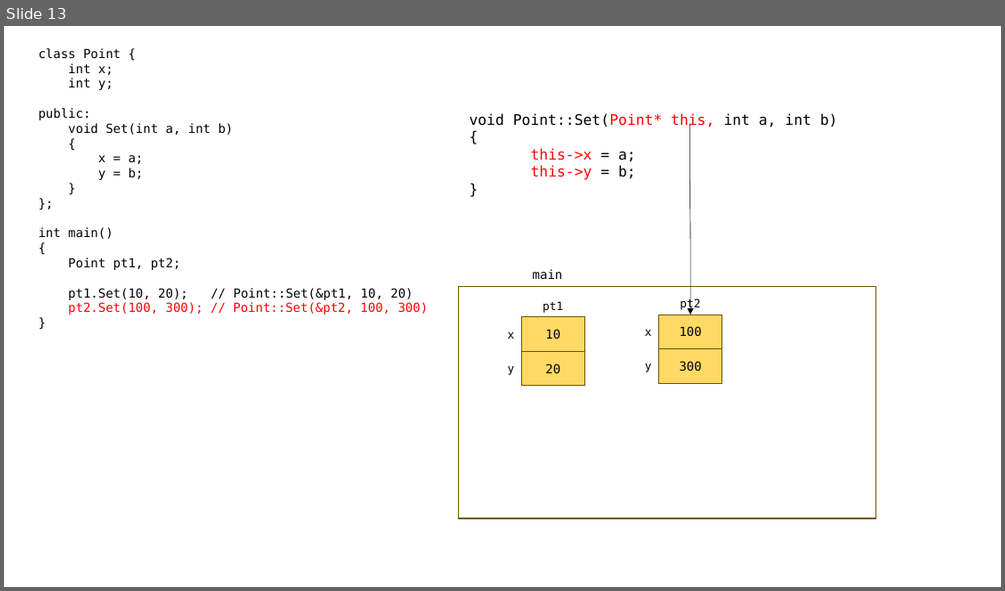
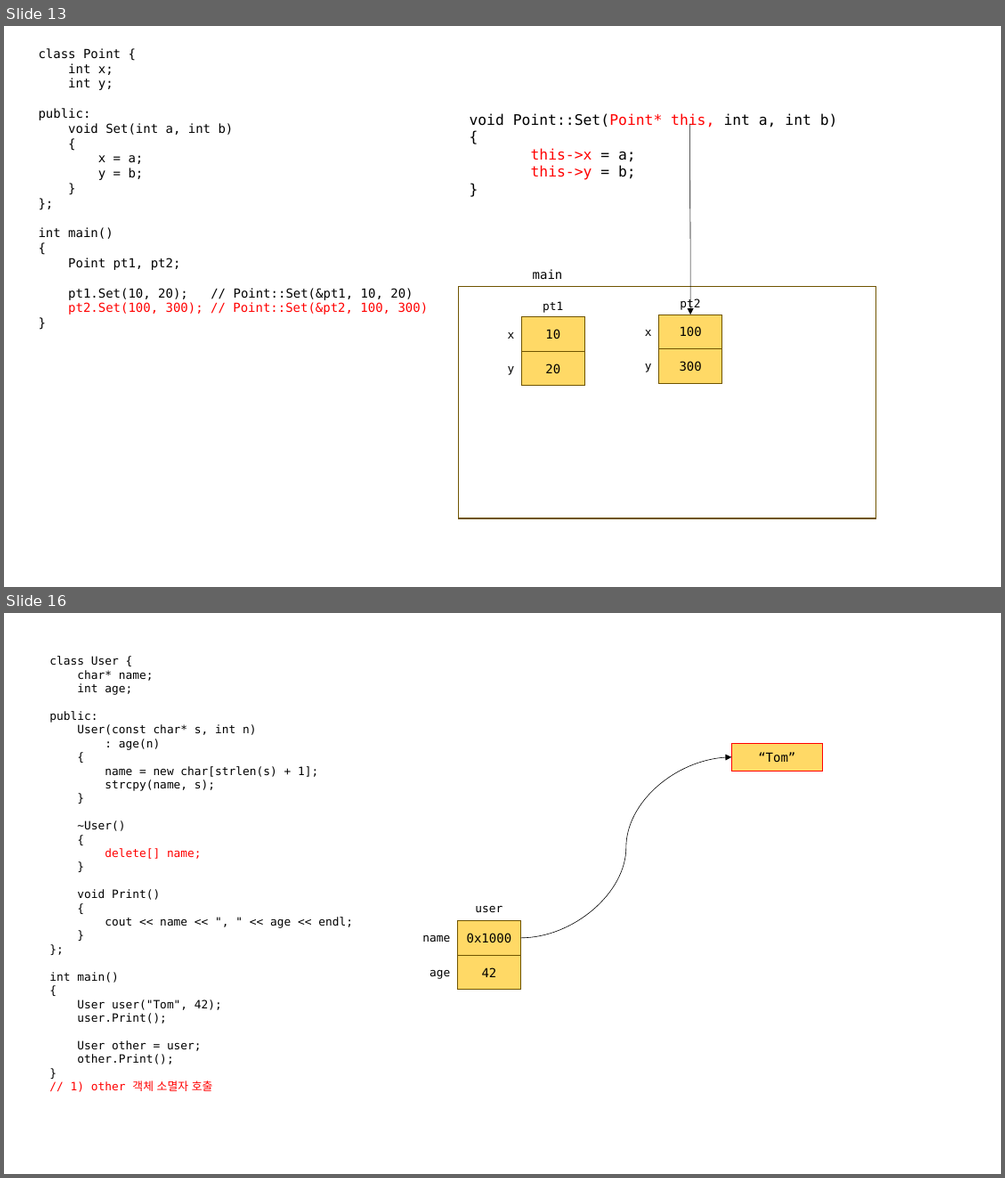
Before and after one commit to loopinf/hyundai_230612, a slide deck: 230612.pptx. Shown one above the other, each under a label of ours: slide 13 before the commit, slides 13 and 16 after it; the slides between them are not shown. The pictures are 1005x591 and 1005x1178 pixels, drawn with LibreOffice and Linux fonts; fonts in the diff are those of the drawing. Boxes give left, top, right and bottom in pixels: in the first picture for what was removed or moved away, otherwise in the second. Text is boxed around its words. In the diff, an @@ line names an element or a change of style, - is before the commit and + after.

```diff
--- a/230612.pptx
+++ b/230612.pptx
@@ slide 16 added at <box>4,613,1001,1174</box>, background #FFFFFF @@
@@ text added at <box>49,656,353,1092</box>, 11 pt, text #000000 @@
+class User {
+char* name;
+int age;
+public:
+User(const char* s, int n)
+: age(n)
+{
+name = new char[strlen(s) + 1];
+strcpy(name, s);
+}
+~User()
+{
+delete[] name;
+}
+void Print()
+{
+cout << name << ", " << age << endl;
+}
+};
+int main()
+{
+User user("Tom", 42);
+user.Print();
+User other = user;
+other.Print();
+}
+// 1) other 객체 소멸자 호출
@@ rectangle added at <box>732,743,822,771</box>, fill #FFD966, outline #FF0000 1 pt, 12 pt, text #000000 @@
+“Tom”
@@ curved arrow added from (521, 938) to (732, 757), #000000 0.5 pt @@
@@ text added at <box>475,906,502,913</box>, 11 pt, text #000000 @@
+user
@@ rectangle added at <box>458,920,521,955</box>, fill #FFD966, outline #705400 1 pt, 12 pt, text #000000 @@
+0x1000
@@ text added at <box>422,935,450,941</box>, 11 pt, text #000000 @@
+name
@@ rectangle added at <box>458,955,521,989</box>, fill #FFD966, outline #705400 1 pt, 12 pt, text #000000 @@
+42
@@ text added at <box>429,970,450,979</box>, 11 pt, text #000000 @@
+age
```
Also in this commit, not shown: 4 other slides added, 2 other files.
